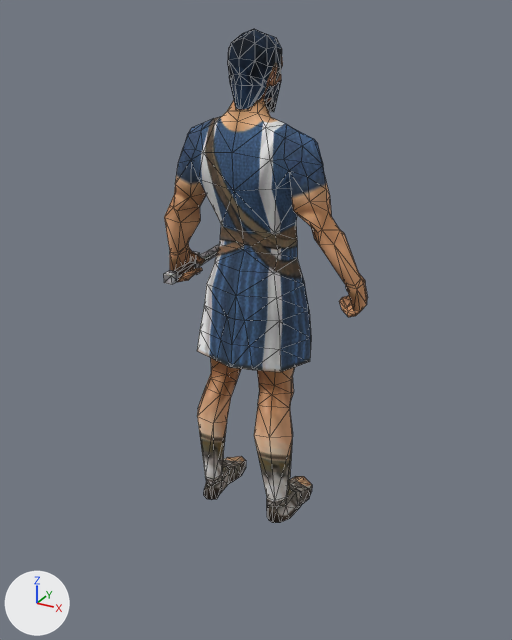
A saved change to the glTF model assets/models/units/sele_villager.glb.
Rendered twice from a 50 mm camera at (1.11, -2.16, 1.76) aimed at (-0.04, -0.06, 0.7). The axes (+X, +Y, +Z) are drawn at lower left. The lights are the same throughout. The first picture is the older version. Mesh edges are drawn as thin lines. Where no turn or scale is listed for an object, it has been applied to the vertices. Vertices at exactly the same position are counted once.

Names of what the first picture shows: 'sele_villager_part0', 'sele_villager_part1', 'sele_villager_part2', 'sele_villager_part3'.
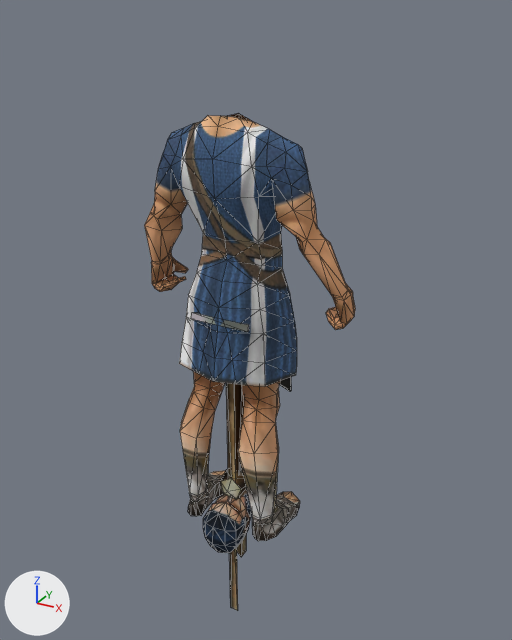
Not visible in the pictures: 'tool_GatherOre'.

What differs and where, as boxes (x1, y1, x2, y2) in the pictures (512 x 640 px; the box of a moved part takes in the faces that stretch with it):
'sele_villager_part0', reshaped, moved
    before: (164, 99, 367, 523)
    after: (145, 113, 355, 541)
'sele_villager_part1', moved, turned
    before: (228, 29, 283, 112)
    after: (203, 493, 252, 553)
'sele_villager_part2', moved, turned
    before: (228, 29, 283, 109)
    after: (205, 496, 250, 553)
'tool_GatherGrain', added
    after: (191, 313, 249, 611)
'tool_Build', added
    after: (220, 469, 247, 557)
'sele_villager_part3', deleted
    before: (164, 244, 220, 285)
'tool_GatherTree', added (mostly hidden)
    after: (239, 377, 291, 474)
part 1 of me_sele_villager_part0, moved or reshaped
    before: (228, 99, 271, 117)
    after: (226, 113, 253, 473)

Diff of the bpy script that builds the scene:
```diff
--- a/assets/models/units/sele_villager.glb.py
+++ b/assets/models/units/sele_villager.glb.py
@@ me_sele_villager_part0 @@
-me_sele_villager_part0.from_pydata(...)  # 460 vertices, 884 faces; spans x -0.38..0.38, y -0.17..0.16, z 0.0..1.53
+me_sele_villager_part0.from_pydata(...)  # 460 vertices, 884 faces; spans x -0.38..0.38, y -0.17..0.16, z 0.0..1.47
+# me_sele_villager_part0 part 1: 23 of 460 vertices moved; they spanned x -0.05..0.05, y -0.06..0.03, z 1.48..1.53 and now span x -0.05..0.05, y -0.06..0.01, z 0.0..1.46; mean shift (0.0, -0.01, -0.83); largest move (0.0, -0.01, 1.53) -> (0.0, -0.03, 0.0)
 me_sele_villager_part0.materials.append(mat_mat0)
@@ me_sele_villager_part1 @@
-me_sele_villager_part1.from_pydata(...)  # 90 vertices, 166 faces; spans x -0.075..0.075, y -0.091..0.121, z 1.45..1.7
+me_sele_villager_part1.from_pydata(...)  # 90 vertices, 166 faces; spans x -0.075..0.075, y -0.198..0.042, z -0.096..0.127
+# me_sele_villager_part1 part 2: the whole mesh is turned 98.2 degrees about the x axis through its middle, then moved by (0.0, -0.091, -1.56)
 me_sele_villager_part1.materials.append(mat_mat1)
@@ me_sele_villager_part2 @@
-me_sele_villager_part2.from_pydata(...)  # 90 vertices, 166 faces; spans x -0.075..0.075, y -0.091..0.121, z 1.454..1.7
+me_sele_villager_part2.from_pydata(...)  # 90 vertices, 166 faces; spans x -0.075..0.075, y -0.198..0.042, z -0.096..0.127
+# me_sele_villager_part2 part 3: the whole mesh is turned 98.2 degrees about the x axis through its middle, then moved by (0.0, -0.093, -1.562)
 me_sele_villager_part2.materials.append(mat_mat2)
@@ ob_sele_villager_part0 @@
 ob_sele_villager_part0 = bpy.data.objects.new('sele_villager_part0', me_sele_villager_part0)
-ob_sele_villager_part0.location = (0.0, -0.152, 0.0)
+ob_sele_villager_part0.location = (0.001, -0.265, 0.0)
@@ ob_sele_villager_part1 @@
 ob_sele_villager_part1 = bpy.data.objects.new('sele_villager_part1', me_sele_villager_part1)
-ob_sele_villager_part1.location = (0.0, -0.152, 0.0)
+ob_sele_villager_part1.location = (0.001, -0.265, 0.0)
@@ ob_sele_villager_part2 @@
 ob_sele_villager_part2 = bpy.data.objects.new('sele_villager_part2', me_sele_villager_part2)
-ob_sele_villager_part2.location = (0.0, -0.152, 0.0)
+ob_sele_villager_part2.location = (0.001, -0.265, 0.0)
@@ ob_sele_villager_part3 @@
-ob_sele_villager_part3 = bpy.data.objects.new('sele_villager_part3', me_sele_villager_part3)
@@ ob_tool_build @@
+ob_tool_build = bpy.data.objects.new('tool_Build', me_sele_villager_part9)  # 23 vertices, 36 faces; spans x -0.059..0.059, y -0.089..0.089, z -0.209..0.204; in mat_mat3 (picture img_tex3)
+ob_tool_build.location = (0.001, -0.265, 0.0)
@@ ob_tool_gatherore @@
+ob_tool_gatherore = bpy.data.objects.new('tool_GatherOre', me_sele_villager_part7)  # 56 vertices, 104 faces; spans x -0.201..0.195, y -0.024..0.026, z -0.119..0.679; in mat_mat3 (picture img_tex3)
+ob_tool_gatherore.location = (0.001, -0.265, 0.0)
@@ ob_tool_gathergrain @@
+ob_tool_gathergrain = bpy.data.objects.new('tool_GatherGrain', me_sele_villager_part4)  # 17 vertices, 20 faces; spans x -0.104..0.11, y -0.128..0.143, z -0.451..0.844; in mat_mat3 (picture img_tex3)
+ob_tool_gathergrain.location = (0.001, -0.265, 0.0)
@@ ob_tool_gathertree @@
+ob_tool_gathertree = bpy.data.objects.new('tool_GatherTree', me_sele_villager_part3_1)  # 56 vertices, 104 faces; spans x -0.033..0.202, y -0.024..0.025, z -0.124..0.708; in mat_mat3 (picture img_tex3)
+ob_tool_gathertree.location = (0.001, -0.265, 0.0)
```
